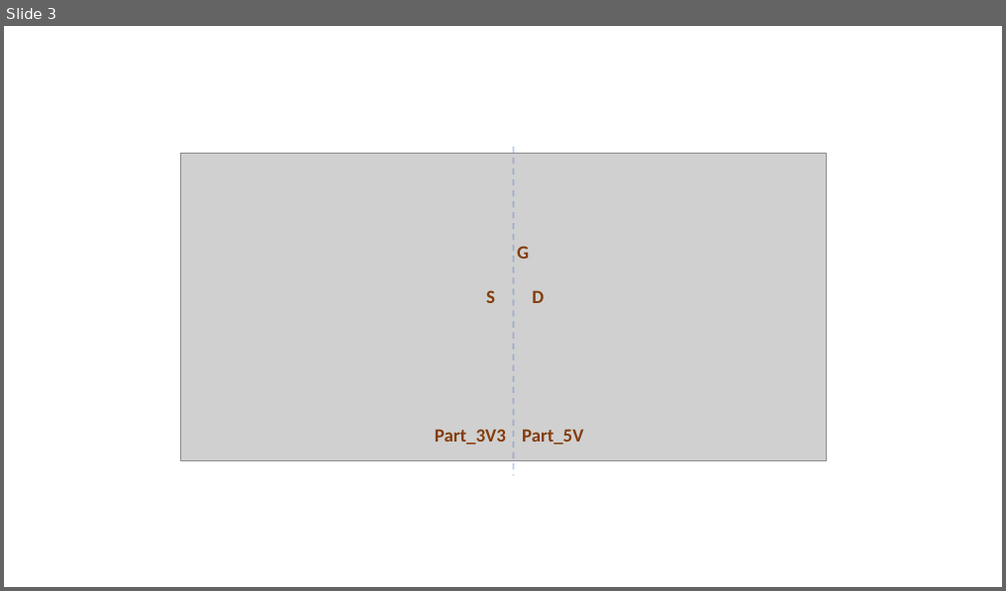
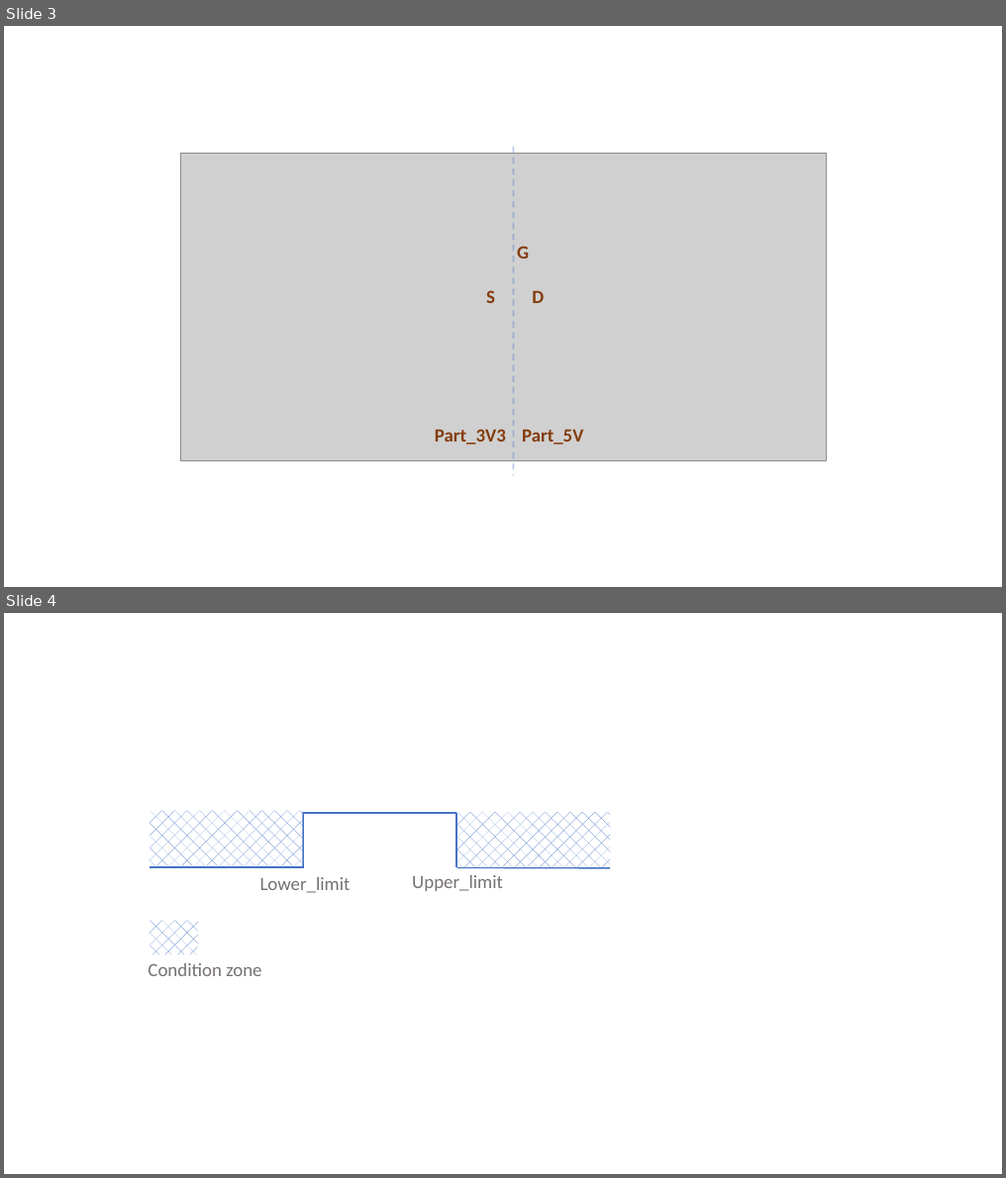
Before and after one commit to SeeedDocument/Grove-I2C_High_Accuracy_Temperature_Sensor-MCP9808, a slide deck: img/pin_map_2040.pptx. Shown one above the other, each under a label of ours: slide 3 before the commit, slides 3 and 4 after it. The pictures are 1006x591 and 1006x1178 pixels, drawn with LibreOffice and Linux fonts; fonts in the diff are those of the drawing; grey boxes stand for pictures. Boxes give left, top, right and bottom in pixels: in the first picture for what was removed or moved away, otherwise in the second. Text is boxed around its words. In the diff, an @@ line names an element or a change of style, - is before the commit and + after.

```diff
--- a/img/pin_map_2040.pptx
+++ b/img/pin_map_2040.pptx
@@ slide 4 added at (4,613,1002,1174), background #FFFFFF @@
@@ elbow line added from (150, 867) to (456, 813), #4472C4 2 pt @@
@@ rectangle added at (150,811,303,866), fill pattern #4472C4 on #FFFFFF @@
@@ line added from (456, 813) to (456, 867), #4472C4 2 pt @@
@@ rectangle added at (457,812,611,867), fill pattern #4472C4 on #FFFFFF @@
@@ text added at (260,877,350,893), 18 pt, text #767171 @@
+Lower_limit
@@ text added at (412,875,503,891), 18 pt, text #767171 @@
+Upper_limit
@@ line added from (456, 867) to (610, 868), #4472C4 2 pt @@
@@ rectangle added at (150,921,198,956), fill pattern #4472C4 on #FFFFFF @@
@@ text added at (148,963,261,976), 18 pt, text #767171 @@
+Condition zone
```
Also in this commit, not shown: 1 other file.
